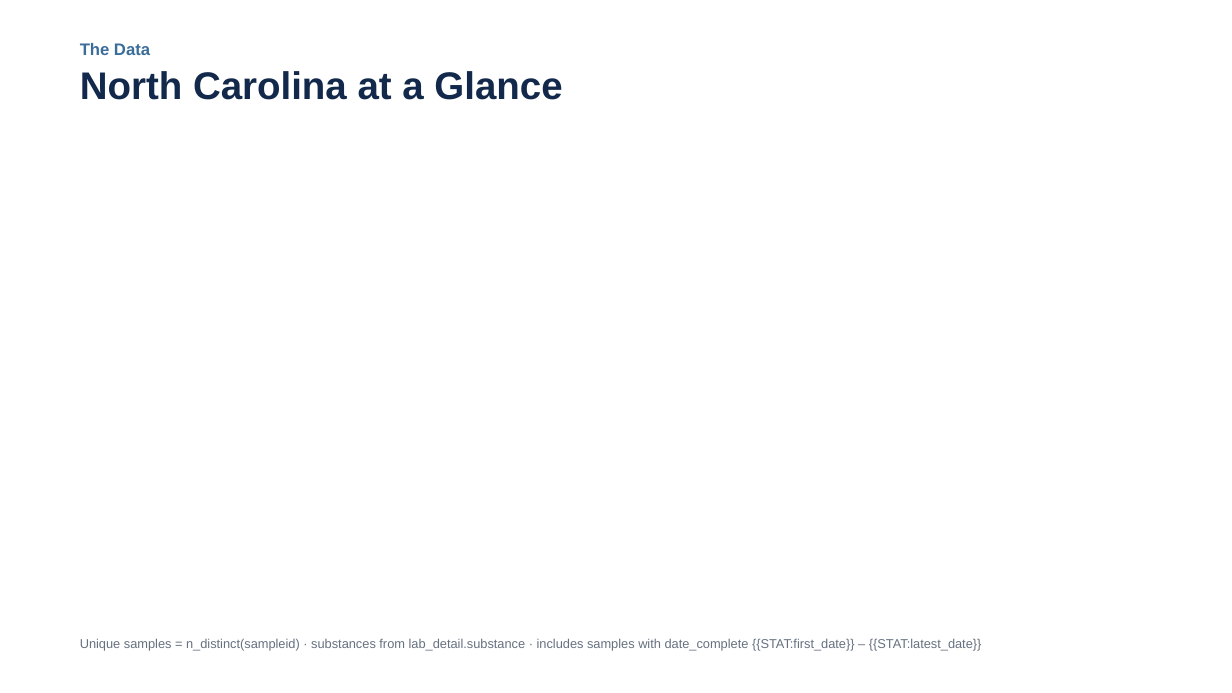
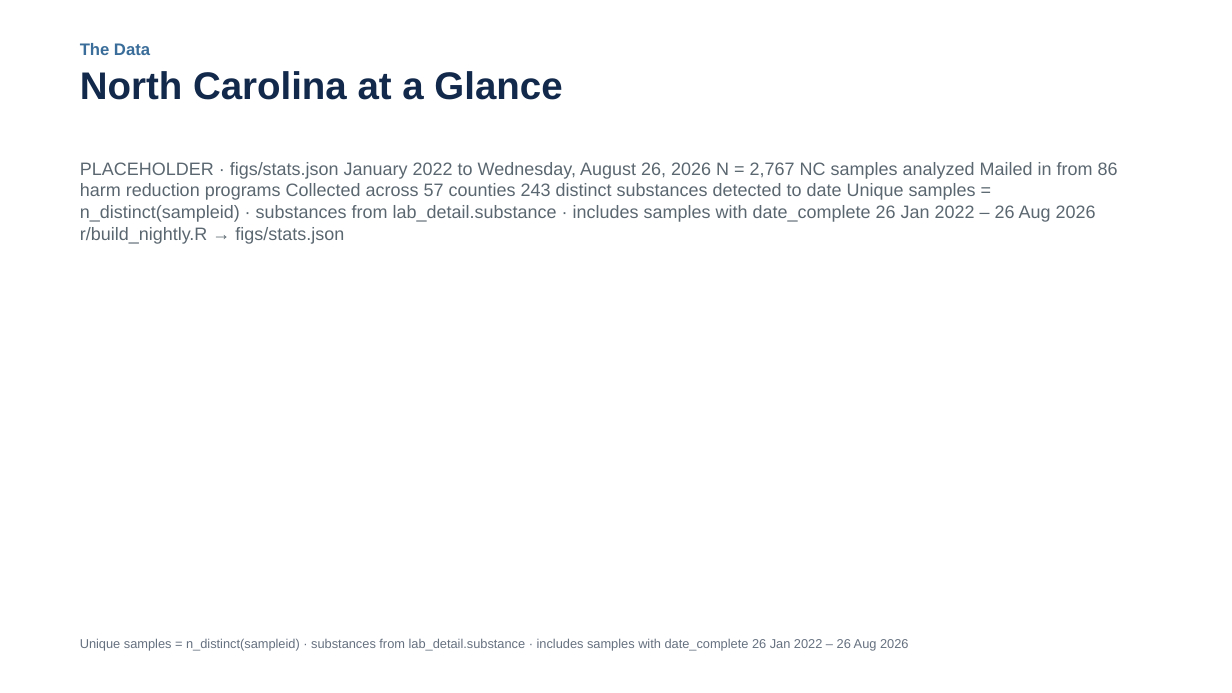
Before and after one commit to opioiddatalab/ncslides, a slide deck: slide 11 of docs/nc-drug-checking-latest.pptx. Drawn at 1232x693 pixels with LibreOffice and Linux fonts; fonts in the diff are those of the drawing. Boxes give left, top, right and bottom in pixels: in the first picture for what was removed or moved away, otherwise in the second. Text is boxed around its words. In the diff, an @@ line names an element or a change of style, - is before the commit and + after.

```diff
--- a/docs/nc-drug-checking-latest.pptx
+++ b/docs/nc-drug-checking-latest.pptx
@@ text added at box(80, 162, 1118, 244), 14 pt, text #5B6770 @@
+PLACEHOLDER · figs/stats.json January 2022 to Wednesday, August 26, 2026 N = 2,767 NC samples analyzed Mailed in from 86 harm reduction programs Collected across 57 counties 243 distinct substances detected to date Unique samples = n_distinct(sampleid) · substances from lab_detail.substance · includes samples with date_complete 26 Jan 2022 – 26 Aug 2026 r/build_nightly.R → figs/stats.json
@@ text at box(80, 638, 908, 651): text changed @@
-Unique samples = n_distinct(sampleid) · substances from lab_detail.substance · includes samples with date_complete {{STAT:first_date}} – {{STAT:latest_date}}
+Unique samples = n_distinct(sampleid) · substances from lab_detail.substance · includes samples with date_complete 26 Jan 2022 – 26 Aug 2026
```
Also in this commit, not shown: 36 other slides changed, 7 slides added, 7 slides removed, 5 other files.
